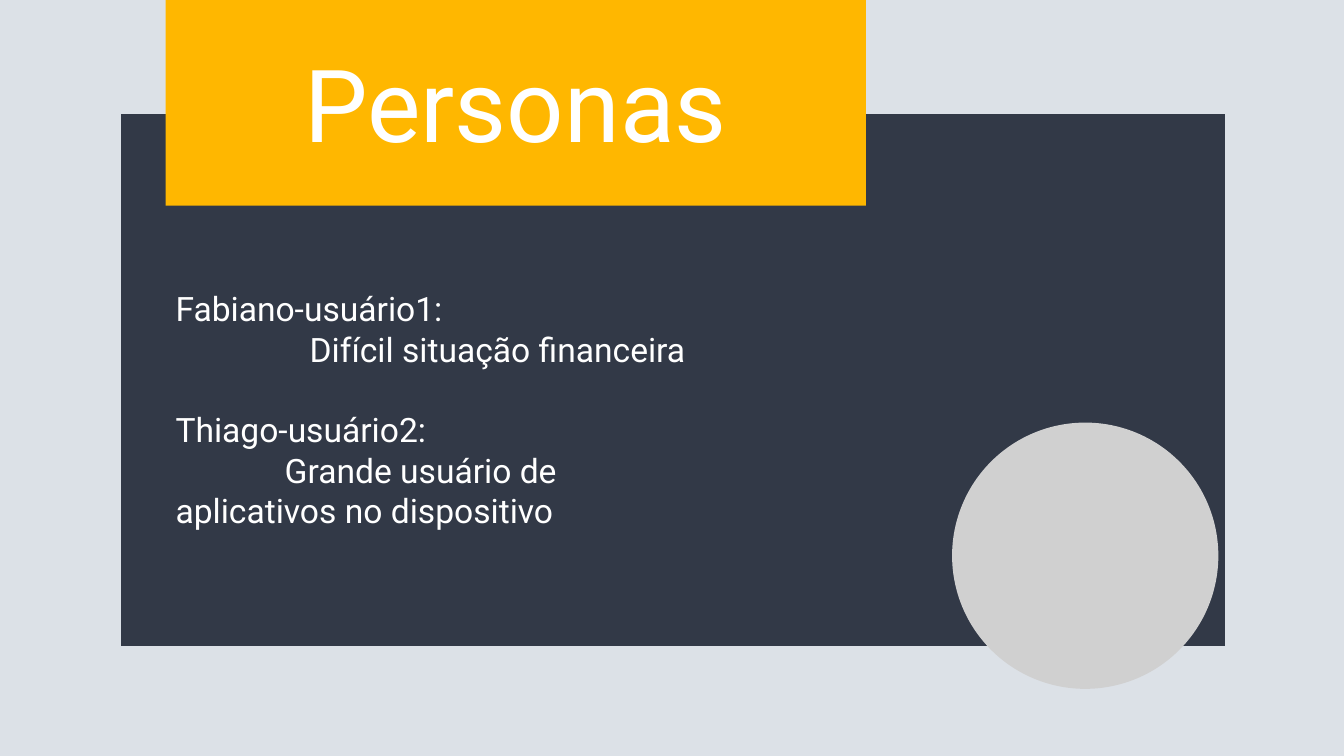
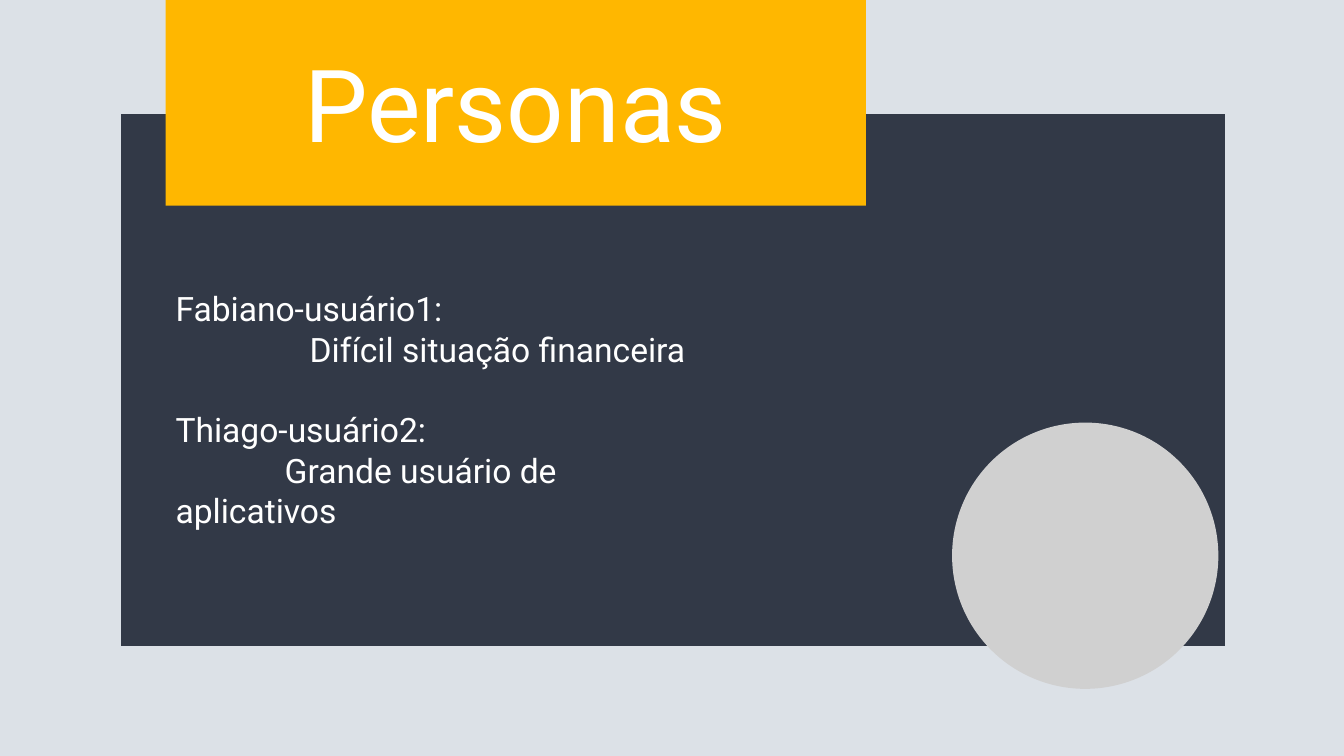
Before and after one commit to henrique-zigon/primeiro-repositorio, a slide deck: slide 2 of Analise_de_Sistemas/trabalho individual.pptx. Drawn at 1344x756 pixels with LibreOffice and Linux fonts; fonts in the diff are those of the drawing; grey boxes stand for pictures. Boxes give left, top, right and bottom in pixels: in the first picture for what was removed or moved away, otherwise in the second. Text is boxed around its words. In the diff, an @@ line names an element or a change of style, - is before the commit and + after.

```diff
--- a/Analise_de_Sistemas/trabalho individual.pptx
+++ b/Analise_de_Sistemas/trabalho individual.pptx
@@ text at <box>176,457,557,530</box>: text changed @@
-Grande usuário de aplicativos no dispositivo
+Grande usuário de aplicativos
```
Also in this commit, not shown: 9 other slides changed, 20 slides added, 6 other files.
